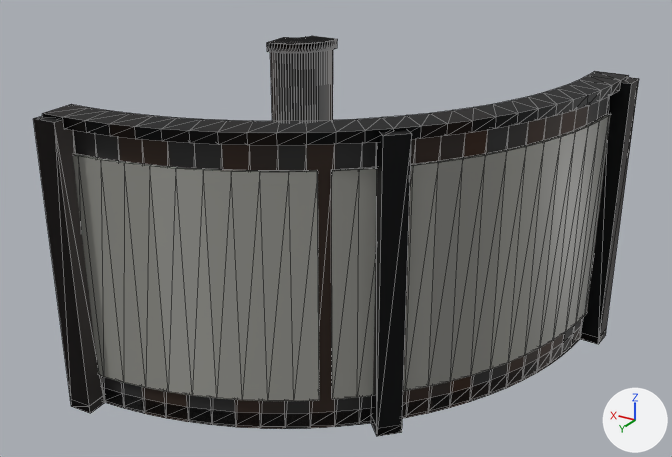
A saved change to the glTF model game/assets/models/chutes/chute_h_turn_right.glb.
Both versions are drawn from a 50 mm lens placed at (-1.93, 3.43, 1.47), pointed at (0.12, 0.01, -0.24). Lighting does not change. The marker at lower right points along +X, +Y and +Z. The first picture is the older version. Mesh edges are drawn as thin lines. Vertices at exactly the same position are counted once.

Objects in the first picture: 'Frame'.
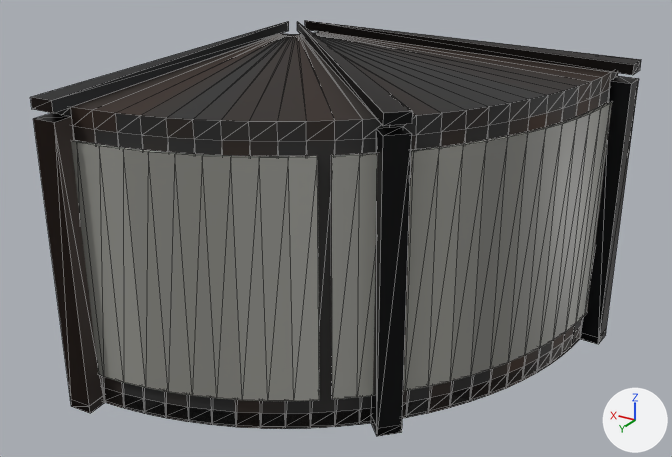
Where the change shows, as pixel boxes [x1, y1, x2, y2] in the pictures (672 x 457 px; the box of a moved part takes in the faces that stretch with it):
'Frame', reshaped: before [33, 36, 639, 436]; after [30, 21, 641, 436]
part 1 of me_chute_hturnright__frame, deleted: before [267, 36, 337, 53]
part 2 of me_chute_hturnright__frame, moved or reshaped: before [73, 114, 611, 401]; after [71, 102, 612, 401]
part 3 of me_chute_hturnright__frame, moved or reshaped: before [42, 71, 628, 146]; after [30, 21, 641, 142]
part 4 of me_chute_hturnright__frame, recoloured: before [73, 97, 611, 417]; after [71, 90, 612, 417]

Diff of the bpy script that builds the scene:
```diff
--- a/game/assets/models/chutes/chute_h_turn_right.glb.py
+++ b/game/assets/models/chutes/chute_h_turn_right.glb.py
@@ me_chute_hturnright__frame @@
 # used by ob_frame; location = (0.0, 0.0, 0.0)
-me_chute_hturnright__frame.from_pydata(...)  # 1082 vertices, 2220 faces; spans x -0.93..1.0, y -1.0..0.93, z -0.99..0.4
+me_chute_hturnright__frame.from_pydata(...)  # 944 vertices, 2044 faces; spans x -0.93..1.0, y -1.0..0.93, z -0.99..0.48
+# me_chute_hturnright__frame part 1: the loose piece of 108 vertices spanning x 0.72..1.0, y -1.0..-0.72, z 0.35..0.4 is deleted
+# me_chute_hturnright__frame part 2
+# 54 vertices in x -0.85..0.97, y -0.97..0.85, z 0.23 move by (0.0, 0.0, 0.06)
+# me_chute_hturnright__frame part 3
+# 108 vertices are removed from x -0.88..1.0, y -1.0..0.88, z 0.35..0.4
+# 212 faces are deleted
+# 12 vertices are added at x -0.93..1.0, y -1.0..0.93, z 0.48
+# 54 new vertices lie (0.0, 0.0, 0.08) away from vertices in x -0.83..1.0, y -1.0..0.83, z 0.35
+# 12 new vertices lie (0.0, 0.0, -0.05) away from vertices in x -0.93..1.0, y -1.0..0.93, z 0.48
+# 36 new faces join them, mat_m_convmetal
+# 212 new faces join them, mat_m_convrawsteel
+# me_chute_hturnright__frame part 4: 448 kept faces spanning x -0.85..1.0, y -1.0..0.85, z -0.99..0.39 get new vertex colours; the middle colour goes from grey #8f8f89 to grey #8b8b85
+# other edits to the shape of me_chute_hturnright__frame do not show in these pictures
 me_chute_hturnright__frame.materials.append(mat_m_convpanel)
```
